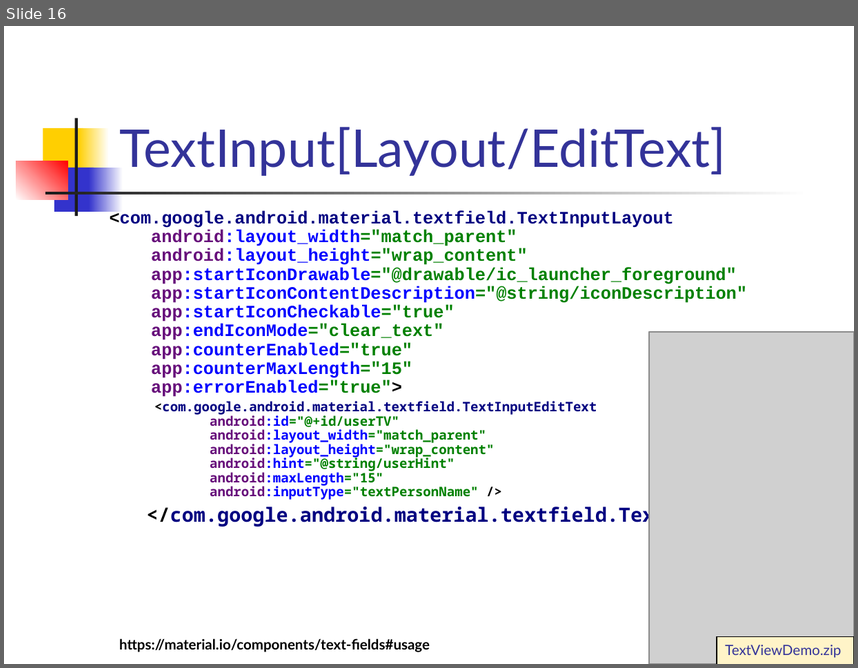
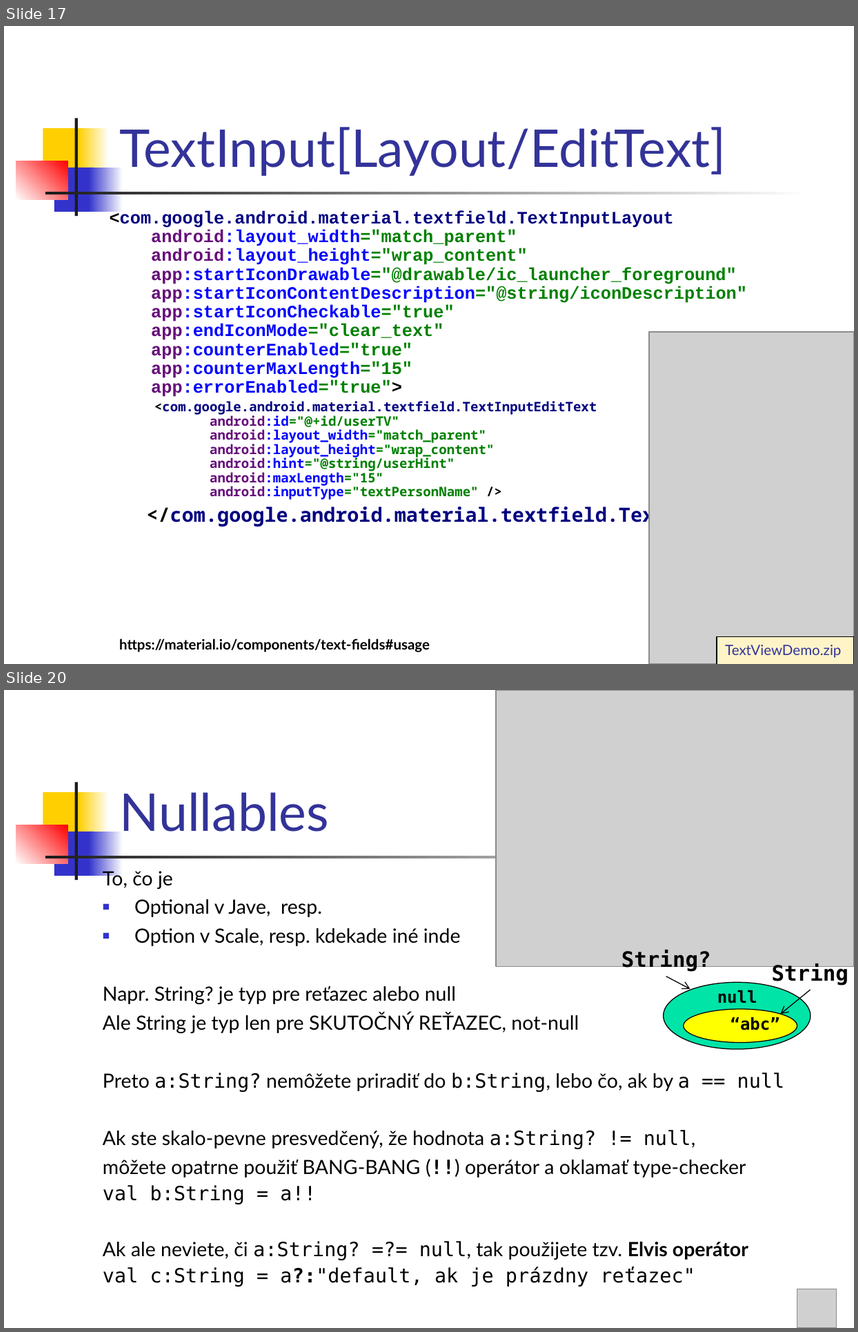
Before and after one commit to vmandro/Prednasky, a slide deck: 03/03_Android.ppt. Shown one above the other, each under a label of ours: slide 16 before the commit, slides 17 and 20 after it; the slides between them are not shown. The pictures are 858x668 and 858x1332 pixels, drawn with LibreOffice and Linux fonts; fonts in the diff are those of the drawing; grey boxes stand for pictures. Boxes give left, top, right and bottom in pixels: in the first picture for what was removed or moved away, otherwise in the second. Text is boxed around its words. In the diff, an @@ line names an element or a change of style, - is before the commit and + after.

```diff
--- a/03/03_Android.ppt
+++ b/03/03_Android.ppt
@@ slide 20 added at [4, 690, 854, 1328], background #FFFFFF; not listed: 7 template elements that a slide beside it also shows @@
@@ picture added at [496, 690, 854, 966] @@
@@ title added at [119, 792, 329, 831], 44 pt, text #333399 @@
+Nullables
@@ text added at [103, 868, 785, 1286], 16.6 pt, text #000000 @@
+To, čo je
+■ Optional v Jave, resp.
+■ Option v Scale, resp. kdekade iné inde
+Napr. String? je typ pre reťazec alebo null
+Ale String je typ len pre SKUTOČNÝ REŤAZEC, not-null
+Preto a:String? nemôžete priradiť do b:String, lebo čo, ak by a == null
+Ak ste skalo-pevne presvedčený, že hodnota a:String? != null,
+môžete opatrne použiť BANG-BANG (!!) operátor a oklamať type-checker
+val b:String = a!!
+Ak ale neviete, či a:String? =?= null, tak použijete tzv. Elvis operátor
+val c:String = a?:"default, ak je prázdny reťazec"
@@ text added at [622, 949, 711, 972], 18 pt, text #000000, bold @@
+String?
@@ arrow added from (666, 976) to (690, 988), #000000 0.74 pt @@
@@ text added at [772, 963, 849, 985], 18 pt, text #000000, bold @@
+String
@@ ellipse added at [664, 983, 811, 1049], fill #00E4A8, outline #000000 0.74 pt @@
@@ text added at [717, 989, 757, 1003], 14 pt, text #000000, bold @@
+null
@@ arrow added from (810, 989) to (781, 1014), #000000 0.74 pt @@
@@ ellipse added at [683, 1009, 797, 1042], fill #FFFF00, outline #000000 0.74 pt @@
@@ text added at [731, 1016, 780, 1030], 14 pt, text #000000, bold @@
+“abc”
@@ picture added at [797, 1288, 836, 1328] @@
@@ what was slide 16 is now slide 17 @@
```
Also in this commit, not shown: 12 slides changed, 5 other slides added, 2 slides removed, 5 other files.
